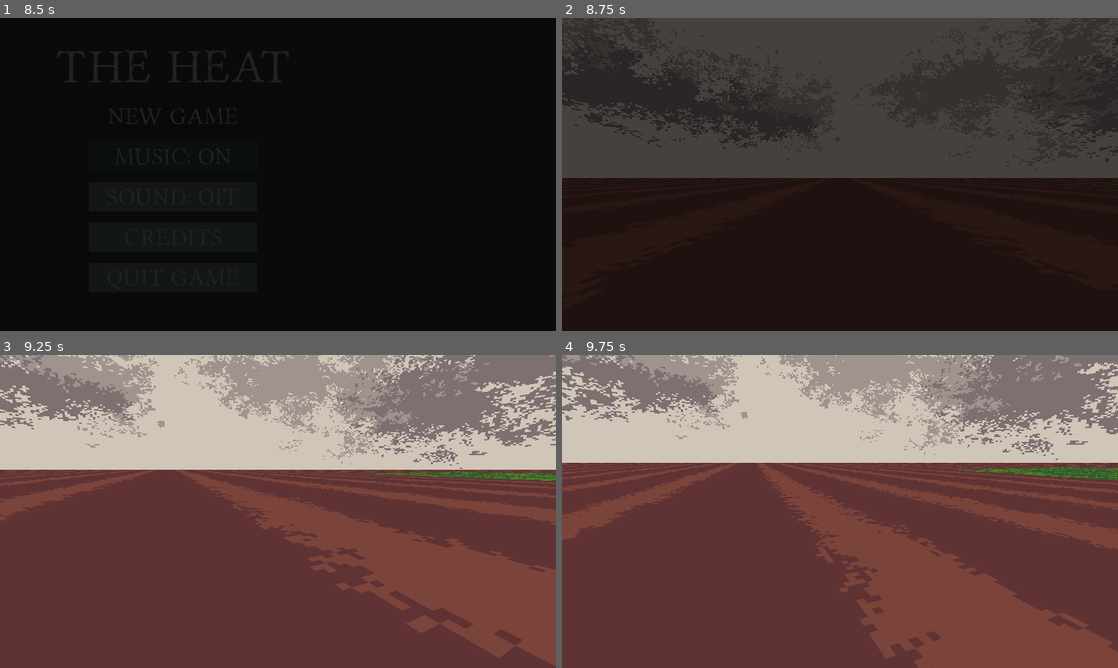
Above: before the commit, frames 1-4 (two rows, left to right).
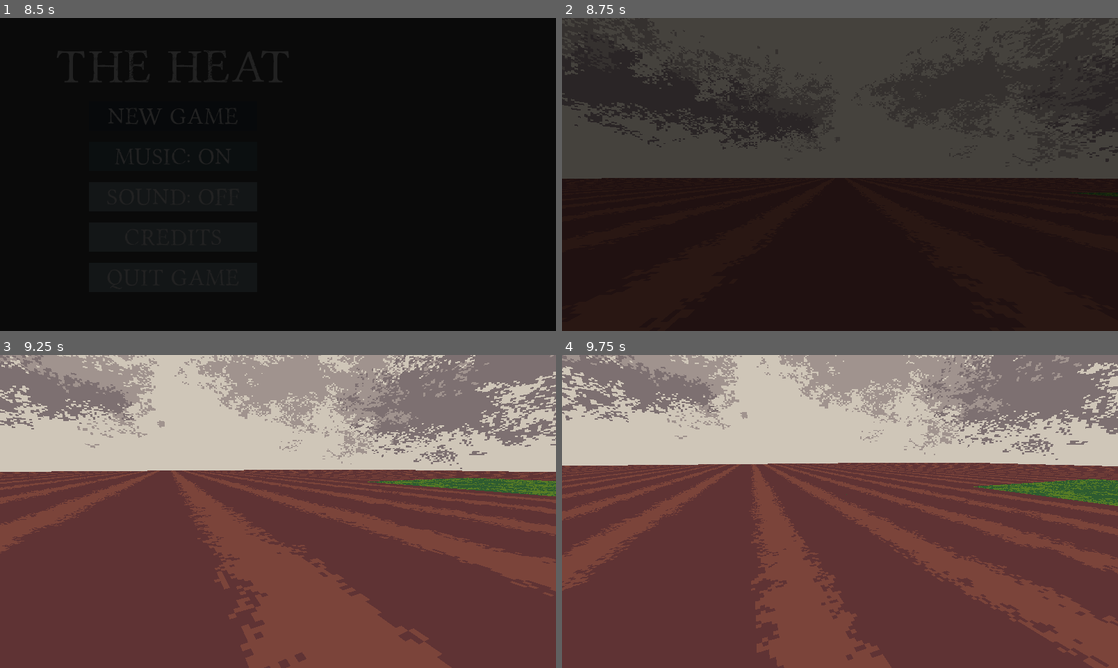
Above: after the commit, the same moments.

Repository: dzejpi/the-heat
Game: Godot game, scene res://scenes/SplashScene.tscn
Two runs of this game, one before a commit and one after it. Both use one fixed random seed, a clock stepped at 60 frames per second and the inputs below.
Inputs (mouse positions are in pixels of both pictures, inside the frame that each line leads up to):
- Up to frame 1 (8.5 s): move the mouse to (400, 158) at 0.52 s; hold D (move_right) 0.53-1.28 s; click (400, 158) at 0.6 s; move the mouse to (166, 190) at 1.27 s; hold S (move_down) 1.28-2.03 s; tap Space (dialog_end) at 1.35, 2.75, 5.75 s; click (166, 190) at 1.55 s; tap Enter at 2, 5 s; move the mouse to (333, 105) at 2.02 s; hold D (move_right) 2.03-2.78 s; tap 1 (item_1) at 2.1 s; click (333, 105) at 2.3 s; move the mouse to (250, 237) at 2.77 s; hold W (move_up) 2.78-3.53 s; tap 2 (item_2) at 2.85 s; click (250, 237) at 3.05 s; move the mouse to (444, 221) at 3.52 s; hold A (move_left) 3.53-5.03 s; tap 3 (item_3) at 3.6 s; click (444, 221) at 3.8 s; move the mouse to (111, 127) at 4.27 s; tap 4 (item_4) at 4.35 s; click (111, 127) at 4.55 s; move the mouse to (305, 174) at 5.02 s; hold S (move_down) 5.03-5.78 s; tap Mouse wheel down (item_change_down) at 5.1 s; click (305, 174) at 5.3 s; move the mouse to (194, 96) at 5.77 s; hold D (move_right) 5.78-6.53 s; tap Mouse wheel up (item_change_up) at 5.85 s; click (194, 96) at 6.05 s; move the mouse to (400, 158) at 6.52 s; hold W (move_up) 6.53-7.28 s; hold Shift (move_sprint) 6.53-7.28 s; click (400, 158) at 6.8 s; move the mouse to (166, 190) at 7.27 s; hold D (move_right) 7.28-8 s; click (166, 190) at 7.35 s; click "New Game" at 8 s
- Up to frame 2 (8.75 s): no input
- Up to frame 3 (9.25 s): move the mouse to (289, 505) at 8.77 s; hold W (move_up) from 8.78 s (still down); click (289, 505) at 8.85 s
- Up to frame 4 (9.75 s): move the mouse to (834, 517) at 9.52 s; release W (move_up) at 9.53 s; hold A (move_left) from 9.53 s (still down); tap Space (dialog_end) at 9.6 s

Frame 1 is identical in both runs. In frame 2, less than 0.1% of the frame differs, in the area x 0-100%, y 51-58%; in frame 3, 29%; in frame 4, 31%, in the area x 0-100%, y 34-100%.

Commit message:
Added the water well, implemented getting the water out of it, added different states of crop.

Diff:
--- a/project.godot
+++ b/project.godot
@@ -154,6 +154,12 @@
 "events": [ Object(InputEventMouseButton,"resource_local_to_scene":false,"resource_name":"","device":0,"alt":false,"shi …(212 unchanged characters)…
  ]
 }
+game_action={
+"deadzone": 0.5,
+"events": [ Object(InputEventMouseButton,"resource_local_to_scene":false,"resource_name":"","device":0,"alt":false,"shift":false,"control":false,"meta":false,"command":false,"button_mask":0,"position":Vector2( 0, 0 ),"global_position":Vector2( 0, 0 ),"factor":1.0,"button_index":1,"pressed":false,"doubleclick":false,"script":null)
+, Object(InputEventKey,"resource_local_to_scene":false,"resource_name":"","device":0,"alt":false,"shift":false,"control":false,"meta":false,"command":false,"pressed":false,"scancode":16777221,"physical_scancode":0,"unicode":0,"echo":false,"script":null)
+ ]
+}
 
 [physics]
 
--- a/scenes/GameSceneOne.tscn
+++ b/scenes/GameSceneOne.tscn
@@ -7,6 +7,11 @@
 [ext_resource path="res://scenes/EnvironmentScene.tscn" type="PackedScene" id=5]
 [ext_resource path="res://assets/visual/skybox/ase_skybox.png" type="Texture" id=6]
 [ext_resource path="res://scenes/SorghumScene.tscn" type="PackedScene" id=7]
+[ext_resource path="res://assets/3d/blend_well.obj" type="ArrayMesh" id=8]
+
+[sub_resource type="CylinderShape" id=3]
+height = 0.947764
+radius = 0.791606
 
 [sub_resource type="PanoramaSky" id=1]
 panorama = ExtResource( 6 )
@@ -21,13 +26,23 @@
 
 [node name="GameNode" type="Node" parent="."]
 
+[node name="Well" type="Node" parent="."]
+
+[node name="Well" type="StaticBody" parent="Well"]
+transform = Transform( 1, 0, 0, 0, 1, 0, 0, 0, 1, 26, -0.25, -6 )
+
+[node name="WellObject" type="MeshInstance" parent="Well/Well"]
+mesh = ExtResource( 8 )
+skeleton = NodePath("../../..")
+
+[node name="CollisionShape" type="CollisionShape" parent="Well/Well"]
+transform = Transform( 1, 0, 0, 0, 1, 0, 0, 0, 1, 0, 1.00183, 0 )
+shape = SubResource( 3 )
+
 [node name="Player" parent="." instance=ExtResource( 4 )]
 
 [node name="Environment" parent="." instance=ExtResource( 5 )]
-transform = Transform( -4, 1.50996e-07, 0, -6.03983e-07, -1, 0, 0, 0, 4, 0, -1, 0 )
-
-[node name="WorldEnvironment" type="WorldEnvironment" parent="."]
-environment = SubResource( 2 )
+transform = Transform( -2, 1.50996e-07, 0, -3.01992e-07, -1, 0, 0, 0, 2, 0, -1, 0 )
 
 [node name="Crops" type="Node" parent="."]
 
@@ -36,6 +51,7 @@
 
 [node name="Sorghum3" parent="Crops" instance=ExtResource( 7 )]
 transform = Transform( 3, 0, 0, 0, 3, 0, 0, 0, 3, -0.91995, 0, 6.06771 )
+is_burning = true
 
 [node name="Sorghum4" parent="Crops" instance=ExtResource( 7 )]
 transform = Transform( 3, 0, 0, 0, 3, 0, 0, 0, 3, -0.91995, 0, 1.09909 )
@@ -43,10 +59,13 @@
 [node name="Sorghum" parent="Crops" instance=ExtResource( 7 )]
 transform = Transform( 3, 0, 0, 0, 3, 0, 0, 0, 3, 0, 0, 4 )
 
-[node name="TransitionOverlay" parent="." instance=ExtResource( 2 )]
-
 [node name="Pause" type="Node" parent="."]
 
 [node name="PauseScene" parent="Pause" instance=ExtResource( 1 )]
 visible = false
 position = Vector2( 558, 272 )
+
+[node name="TransitionOverlay" parent="." instance=ExtResource( 2 )]
+
+[node name="WorldEnvironment" type="WorldEnvironment" parent="."]
+environment = SubResource( 2 )
--- a/scenes/PlayerScene.tscn
+++ b/scenes/PlayerScene.tscn
@@ -2,7 +2,7 @@
 
 [ext_resource path="res://scripts/PlayerScript.gd" type="Script" id=1]
 [ext_resource path="res://resources/font_ingame_24.tres" type="DynamicFont" id=2]
-[ext_resource path="res://assets/visual/items/spr_harvested_crops.png" type="Texture" id=3]
+[ext_resource path="res://assets/visual/items/spr_sickle.png" type="Texture" id=3]
 
 [sub_resource type="CapsuleShape" id=1]
 radius = 0.5
--- a/scripts/GameSceneOne.gd
+++ b/scripts/GameSceneOne.gd
@@ -1,12 +1,12 @@
 extends Spatial
 
 
-#var a = 2
+# var a = a
 
 
-#func _ready():
-#	pass
+func _ready():
+	pass
 
 
-#func _process(delta):
-#	pass
+func _process(delta):
+	pass
--- a/scripts/PlayerScript.gd
+++ b/scripts/PlayerScript.gd
@@ -106,6 +106,9 @@
 			Input.set_mouse_mode(Input.MOUSE_MODE_CAPTURED)
 			is_options_menu_displayed = false
 
+	if Input.is_action_just_pressed("game_action"):
+		process_player_action_on_object(observed_object)
+
 
 func _process(delta):
 
@@ -121,7 +124,9 @@
 		if collision_object != observed_object:
 			observed_object = collision_object
 			print("Player is looking at: nothing.")
-
+			prompt_label.text = ""
+
+	process_object_prompt(observed_object)
 
 func _physics_process(delta):
 
@@ -190,3 +195,23 @@
 			carry_status_label.text = "Crops"
 			tooltip_label.text = "Take crops to the storage"
 			selected_item_sprite.texture = selected_item_crops
+
+
+func process_player_action_on_object(observed_object):
+	match(observed_object):
+		"Well":
+			if carried_object == 3:
+				if is_bucket_empty:
+					is_bucket_empty = false
+					carried_item_change()
+
+func process_object_prompt(observed_object):
+	match(observed_object):
+		"Well":
+			if carried_object == 3:
+				if is_bucket_empty:
+					prompt_label.text = "Take water"
+				else:
+					prompt_label.text = "Bucket full"
+			else:
+				prompt_label.text = "You need a bucket"
--- a/scripts/SorghumScript.gd
+++ b/scripts/SorghumScript.gd
@@ -1,16 +1,50 @@
 extends Area
 
 
-# Declare member variables here. Examples:
-# var a = 2
-# var b = "text"
+export var health = 100
+export var is_burning = false
+export var is_damaged = false
+export var is_burned = false
+export var is_harvested = false
+export var burn_rate = 8
 
 
-# Called when the node enters the scene tree for the first time.
-func _ready():
-	pass # Replace with function body.
+onready var plant_sprite = $SorghumPlantSprite
+
+var healthy_plant_sprite = preload("res://assets/visual/crops/ase_crops_sorghum_fresh.png")
+var harvested_plant_sprite = preload("res://assets/visual/crops/ase_crops_sorghum_harvested.png")
+var damaged_plant_sprite = preload("res://assets/visual/crops/ase_crops_sorghum_damaged.png")
+var burned_plant_sprite = preload("res://assets/visual/crops/ase_crops_sorghum_burned.png")
 
 
-# Called every frame. 'delta' is the elapsed time since the previous frame.
-#func _process(delta):
-#	pass
+func _ready():
+	update_crop_sprite()
+
+
+func _process(delta):
+	if is_burning && !is_burned:
+		manage_fire(delta)
+
+
+func manage_fire(delta):
+	if is_burning:
+		health -= (burn_rate * delta)
+		if health <= 0:
+			is_burned = true
+			update_crop_sprite()
+
+	if !is_damaged:
+		if health < 50:
+			is_damaged = true
+			update_crop_sprite()
+
+
+func update_crop_sprite():
+	if is_burned:
+		plant_sprite.texture = burned_plant_sprite
+	elif is_harvested:
+		plant_sprite.texture = harvested_plant_sprite
+	elif is_damaged:
+		plant_sprite.texture = damaged_plant_sprite
+	else:
+		plant_sprite.texture = healthy_plant_sprite
Not shown, added: assets/3d/blend_well.mtl
Not shown, added: assets/3d/blend_well.obj
Not shown, added: assets/3d/blend_well.obj.import
Binary file added: assets/3d/well_uv_texture.png
Not shown, added: assets/3d/well_uv_texture.png.import
Binary file changed: assets/visual/crops/ase_crops_assets.aseprite
Binary file added: assets/visual/crops/ase_crops_sorghum_burned.png
Not shown, added: assets/visual/crops/ase_crops_sorghum_burned.png.import
Binary file added: assets/visual/crops/ase_crops_sorghum_damaged.png
Not shown, added: assets/visual/crops/ase_crops_sorghum_damaged.png.import
Binary file changed: assets/visual/crops/ase_crops_sorghum_harvested.png
Binary file added: assets/visual/well/ase_well_texture.aseprite
(and 5 more such lines)
